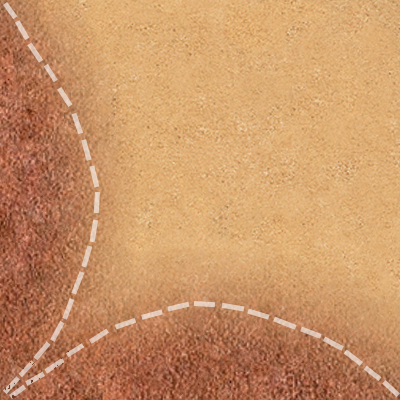
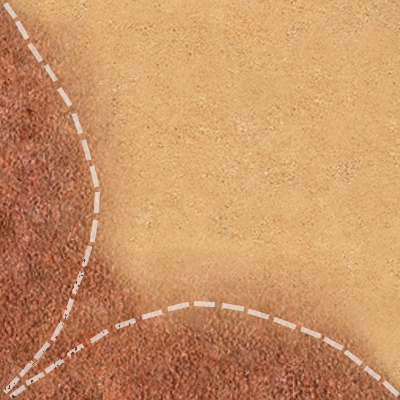
Two versions of the same layered image (400 × 400). Layer-by-layer changes:
painted on "Слой 3" over (x1=33, y1=269, x2=400, y2=400)
painted on "Слой 2" over (x1=0, y1=0, x2=168, y2=374)
